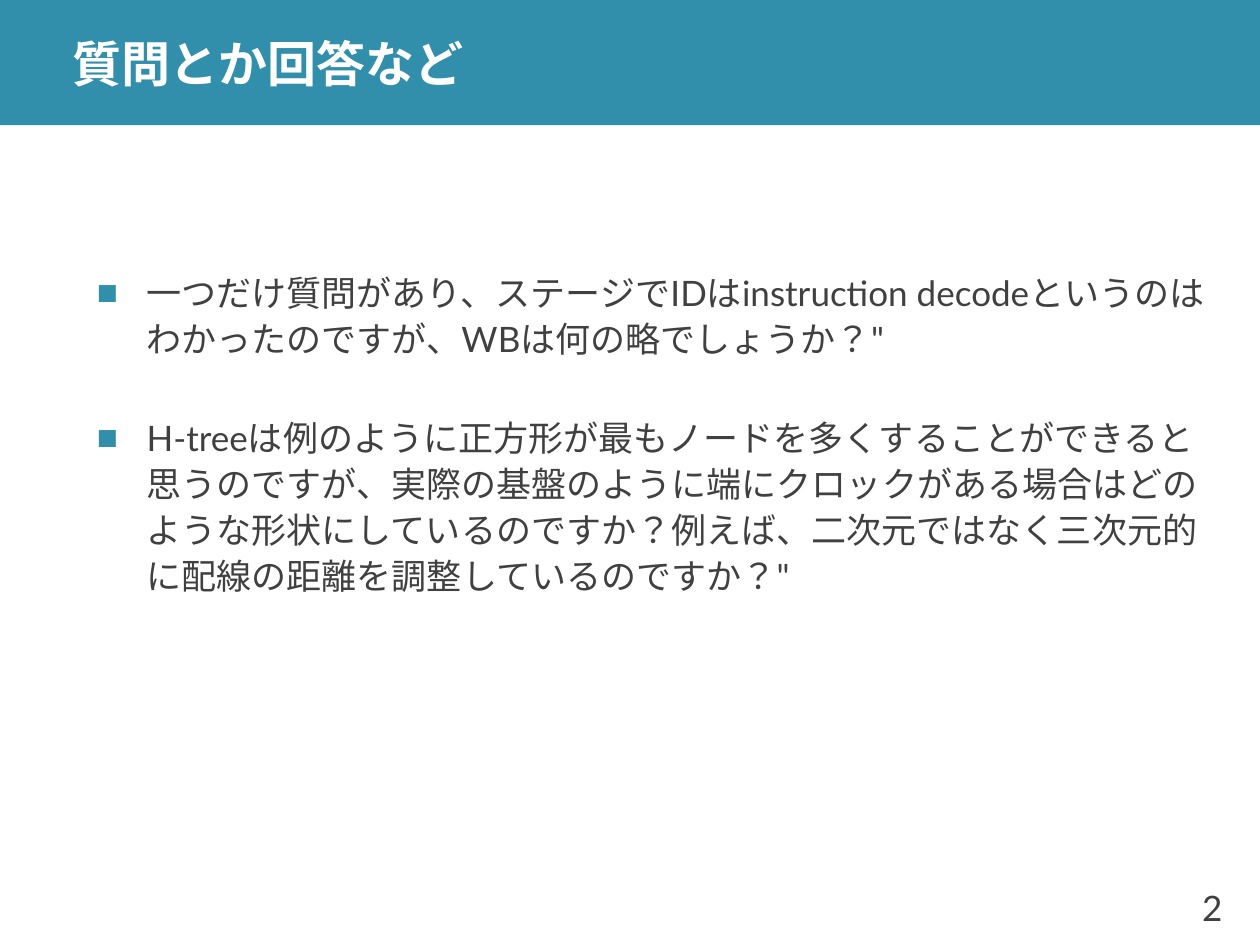
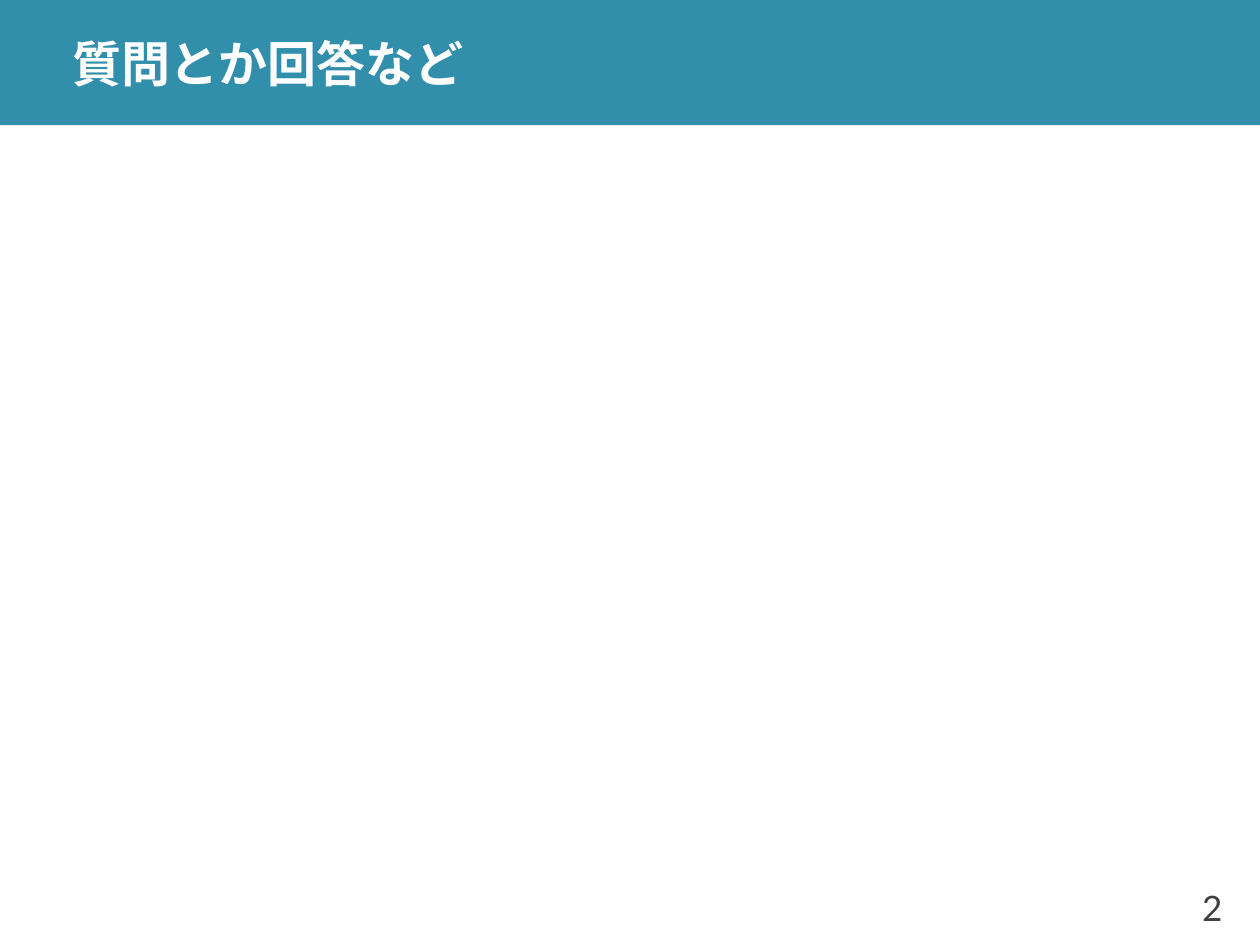
Before and after one commit to shioyadan/advanced-computer-organization, a slide deck: slide 2 of aco-shioya-04.pptx. Drawn at 1260x945 pixels with LibreOffice and Linux fonts; fonts in the diff are those of the drawing. Boxes give left, top, right and bottom in pixels: in the first picture for what was removed or moved away, otherwise in the second. Text is boxed around its words. In the diff, an @@ line names an element or a change of style, - is before the commit and + after.

Commit message:
パイプラインの話を第３回目から第４回目に移動
第３回にスケーリングの話を足したので，尺がたりなくなった

```diff
--- a/aco-shioya-04.pptx
+++ b/aco-shioya-04.pptx
@@ text removed at bbox=[147, 276, 1198, 592] @@
-■ 一つだけ質問があり、ステージでIDはinstruction decodeというのはわかったのですが、WBは何の略でしょうか？"
-■ H-treeは例のように正方形が最もノードを多くすることができると思うのですが、実際の基盤のように端にクロックがある場合はどのような形状にしているのですか？例えば、二次元ではなく三次元的に配線の距離を調整しているのですか？"
```
Also in this commit, not shown: 11 other slides changed, 11 slides added, 9 slides removed, 1 other file.
